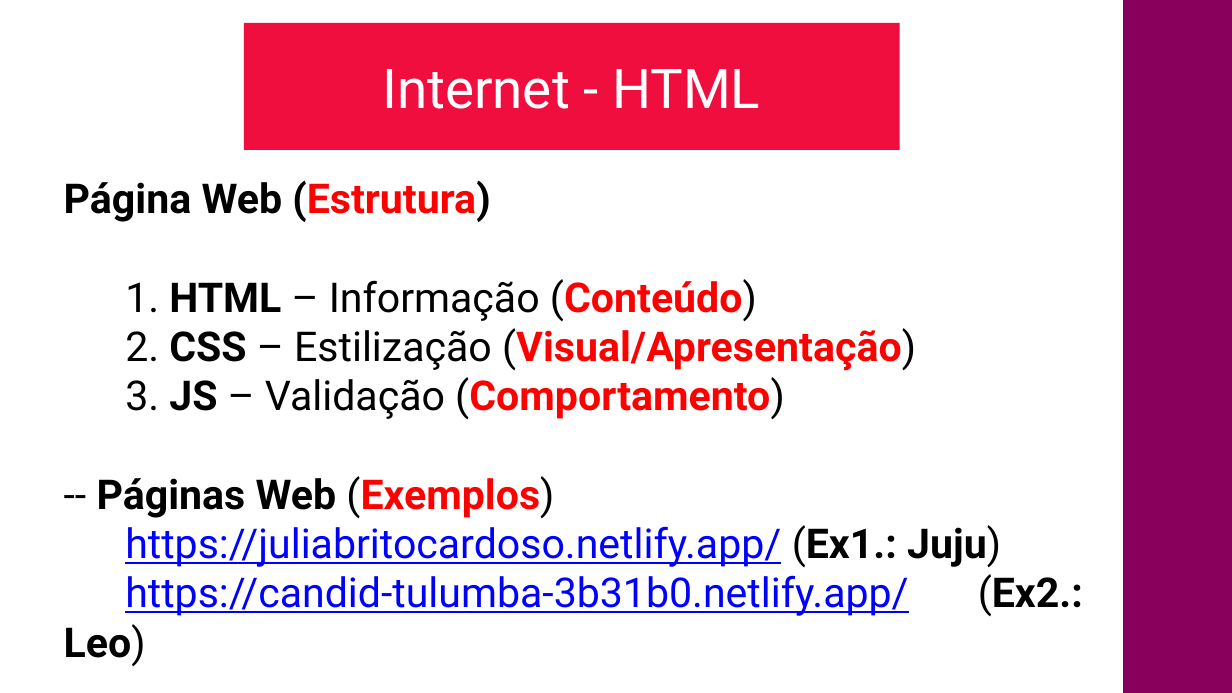
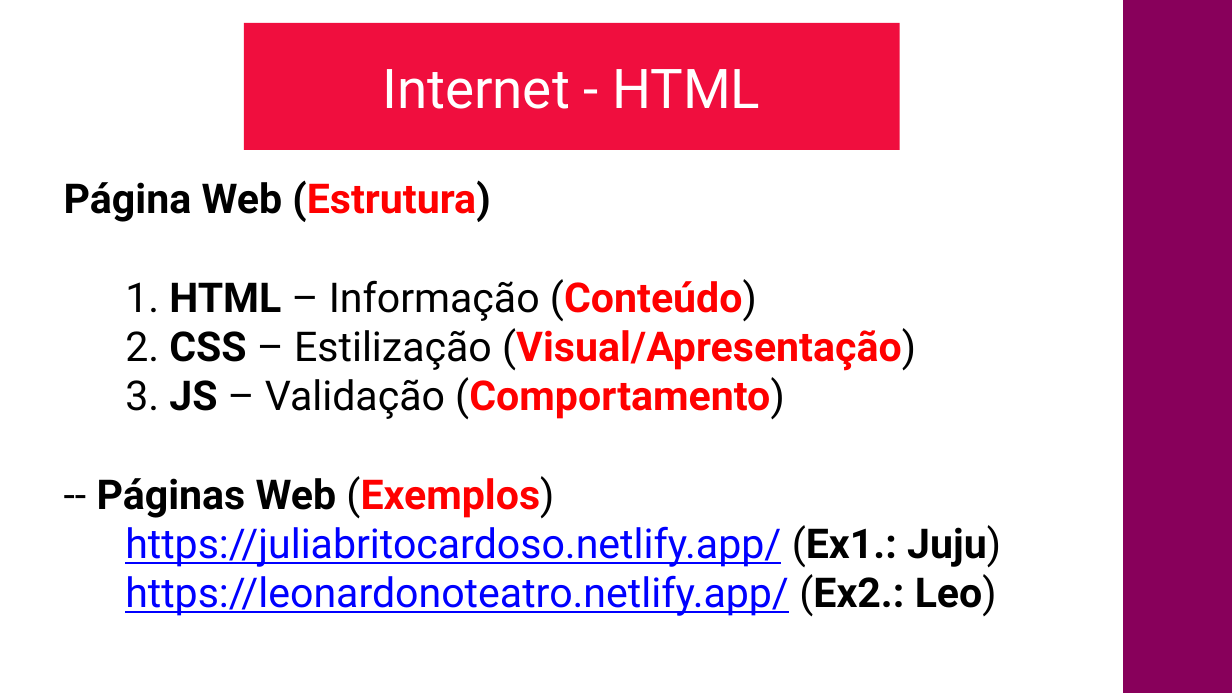
Before and after one commit to CloudEducationBrazil/nidyduqswyden, a slide deck: slide 3 of 01 Classes/Aula03- Internet HTML - Parte 2.pptx. Drawn at 1232x693 pixels with LibreOffice and Linux fonts; fonts in the diff are those of the drawing; background and template pictures are left out. Boxes give left, top, right and bottom in pixels: in the first picture for what was removed or moved away, otherwise in the second. Text is boxed around its words. In the diff, an @@ line names an element or a change of style, - is before the commit and + after.

Commit message:
ajuste site netlify 31102023

```diff
--- a/01 Classes/Aula03- Internet HTML - Parte 2.pptx
+++ b/01 Classes/Aula03- Internet HTML - Parte 2.pptx
@@ text at [125,574,997,617]: text changed @@
-https://candid-tulumba-3b31b0.netlify.app/ (Ex2.: Leo)
+https://leonardonoteatro.netlify.app/ (Ex2.: Leo)
```
